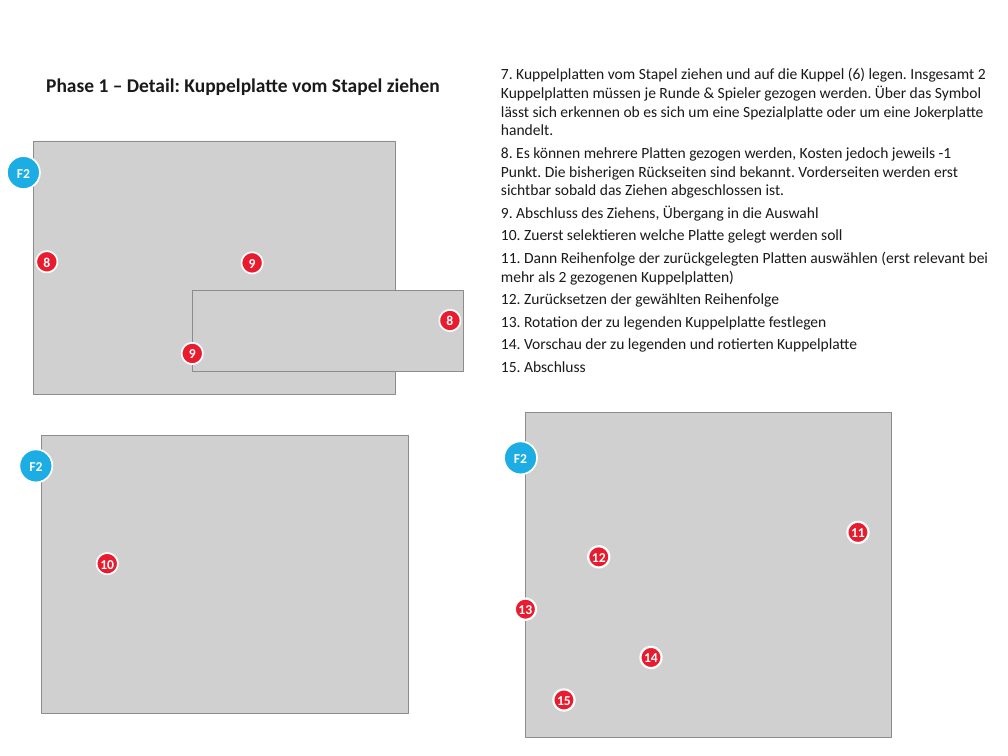
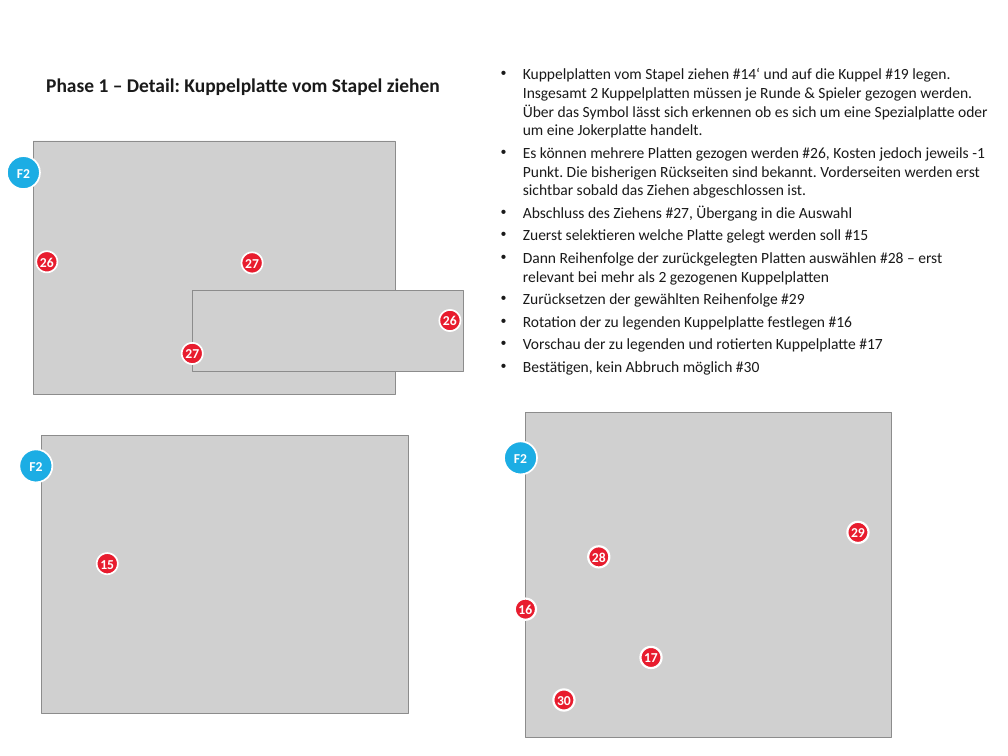
Before and after one commit to artfox1985/mosaic-AI, a slide deck: slide 7 of docs/game_manual_GUI.pptx. Drawn at 1008x756 pixels with LibreOffice and Linux fonts; fonts in the diff are those of the drawing; grey boxes stand for pictures. Boxes give left, top, right and bottom in pixels: in the first picture for what was removed or moved away, otherwise in the second. Text is boxed around its words. In the diff, an @@ line names an element or a change of style, - is before the commit and + after.

```diff
--- a/docs/game_manual_GUI.pptx
+++ b/docs/game_manual_GUI.pptx
@@ text at <box>523,68,987,375</box>: text changed @@
-7. Kuppelplatten vom Stapel ziehen und auf die Kuppel (6) legen. Insgesamt 2 Kuppelplatten müssen je Runde & Spieler gezogen werden. Über das Symbol lässt sich erkennen ob es sich um eine Spezialplatte oder um eine Jokerplatte handelt.
-8. Es können mehrere Platten gezogen werden, Kosten jedoch jeweils -1 Punkt. Die bisherigen Rückseiten sind bekannt. Vorderseiten werden erst sichtbar sobald das Ziehen abgeschlossen ist.
-9. Abschluss des Ziehens, Übergang in die Auswahl
-10. Zuerst selektieren welche Platte gelegt werden soll
-11. Dann Reihenfolge der zurückgelegten Platten auswählen (erst relevant bei mehr als 2 gezogenen Kuppelplatten)
-12. Zurücksetzen der gewählten Reihenfolge
-13. Rotation der zu legenden Kuppelplatte festlegen
-14. Vorschau der zu legenden und rotierten Kuppelplatte
-15. Abschluss
+• Kuppelplatten vom Stapel ziehen #14‘ und auf die Kuppel #19 legen. Insgesamt 2 Kuppelplatten müssen je Runde & Spieler gezogen werden. Über das Symbol lässt sich erkennen ob es sich um eine Spezialplatte oder um eine Jokerplatte handelt.
+• Es können mehrere Platten gezogen werden #26, Kosten jedoch jeweils -1 Punkt. Die bisherigen Rückseiten sind bekannt. Vorderseiten werden erst sichtbar sobald das Ziehen abgeschlossen ist.
+• Abschluss des Ziehens #27, Übergang in die Auswahl
+• Zuerst selektieren welche Platte gelegt werden soll #15
+• Dann Reihenfolge der zurückgelegten Platten auswählen #28 – erst relevant bei mehr als 2 gezogenen Kuppelplatten
+• Zurücksetzen der gewählten Reihenfolge #29
+• Rotation der zu legenden Kuppelplatte festlegen #16
+• Vorschau der zu legenden und rotierten Kuppelplatte #17
+• Bestätigen, kein Abbruch möglich #30
@@ text in ellipse at <box>40,257,54,271</box>: text changed @@
-8
+26
@@ text in ellipse at <box>245,259,259,272</box>: text changed @@
-9
+27
@@ text in ellipse at <box>443,315,457,330</box>: text changed @@
-8
+26
@@ text in ellipse at <box>185,349,199,363</box>: text changed @@
-9
+27
@@ text in ellipse at <box>851,528,865,542</box>: text changed @@
-11
+29
@@ text in ellipse at <box>100,560,114,573</box>: text changed @@
-10
+15
@@ text in ellipse at <box>592,550,606,566</box>: text changed @@
-12
+28
@@ text in ellipse at <box>518,604,532,619</box>: text changed @@
-13
+16
@@ text in ellipse at <box>644,653,658,667</box>: text changed @@
-14
+17
@@ text in ellipse at <box>557,693,571,709</box>: text changed @@
-15
+30
```
Also in this commit, not shown: 7 other slides changed, 3 slides added, 1 slide removed, 7 other files.
